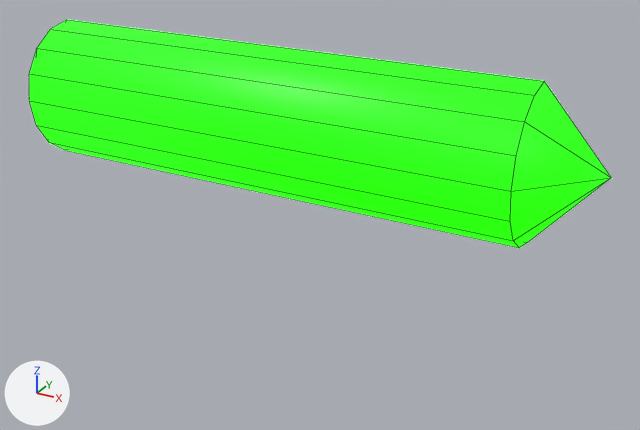
The FBX model Assets/BlenderAssets/GeneratorSwitch/TowerUp_SwitchOnLight.fbx, before and after one commit.
Both versions are drawn from a camera (50 mm lens) standing at (0.183, -0.271, 0.466) and looking at (0.022, 0.022, 0.319). Every picture has the same lights, and +X, +Y and +Z are marked at lower left. The picture after the commit comes second. Mesh edges are drawn as thin lines.

In view in the first picture: 'SwitchOnLight'.
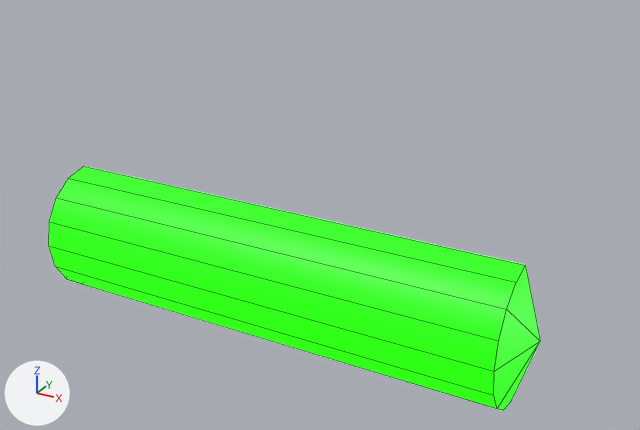
Pixel boxes [x1, y1, x2, y2] of what changed, in the pictures (640 x 430 px; the box of a moved part takes in the faces that stretch with it):
'SwitchOnLight', reshaped (16% narrower, 7% taller): before [29, 20, 611, 248]; after [49, 167, 540, 410]
part 1 of me_switchlight, moved or reshaped: before [510, 81, 611, 248]; after [494, 266, 540, 410]
part 2 of me_switchlight, moved or reshaped: before [29, 20, 544, 248]; after [49, 167, 525, 409]

The change, as a list of edits to the scene's bpy script:
```text
Change me_switchlight:
    used by ob_switchonlight; location = (0.0, 0.0, 0.0)
    remove me_switchlight.from_pydata(...)  # 20 vertices, 16 faces; spans x -0.134..0.134, y -0.004..0.024, z 0.325..0.386
    add me_switchlight.from_pydata(...)  # 20 vertices, 16 faces; spans x -0.117..0.117, y -0.004..0.024, z 0.255..0.316
    me_switchlight part 1: the 1 vertex in x 0.134, y 0.024, z 0.356 is moved by (-0.017, 0.0, -0.07)
    me_switchlight part 2: all 18 vertices in x -0.108..0.108, y -0.004..0.024, z 0.325..0.386 are moved by (0.0, 0.0, -0.07)
    other edits to the shape of me_switchlight do not show in these pictures
```
